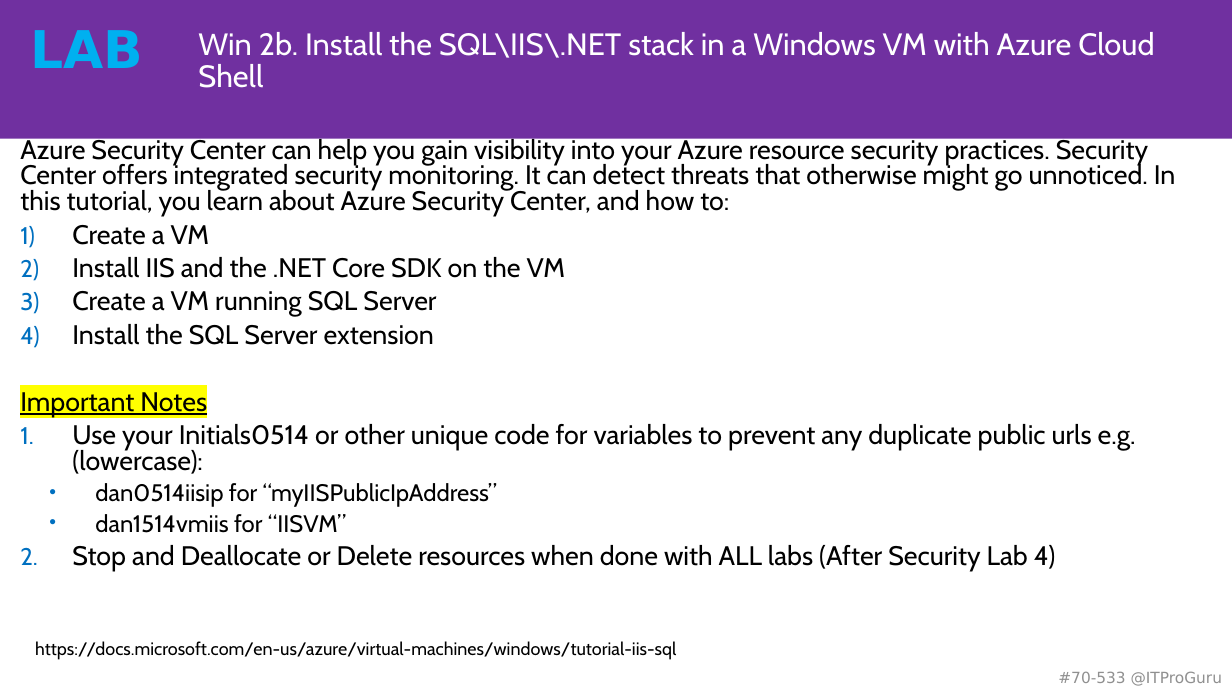
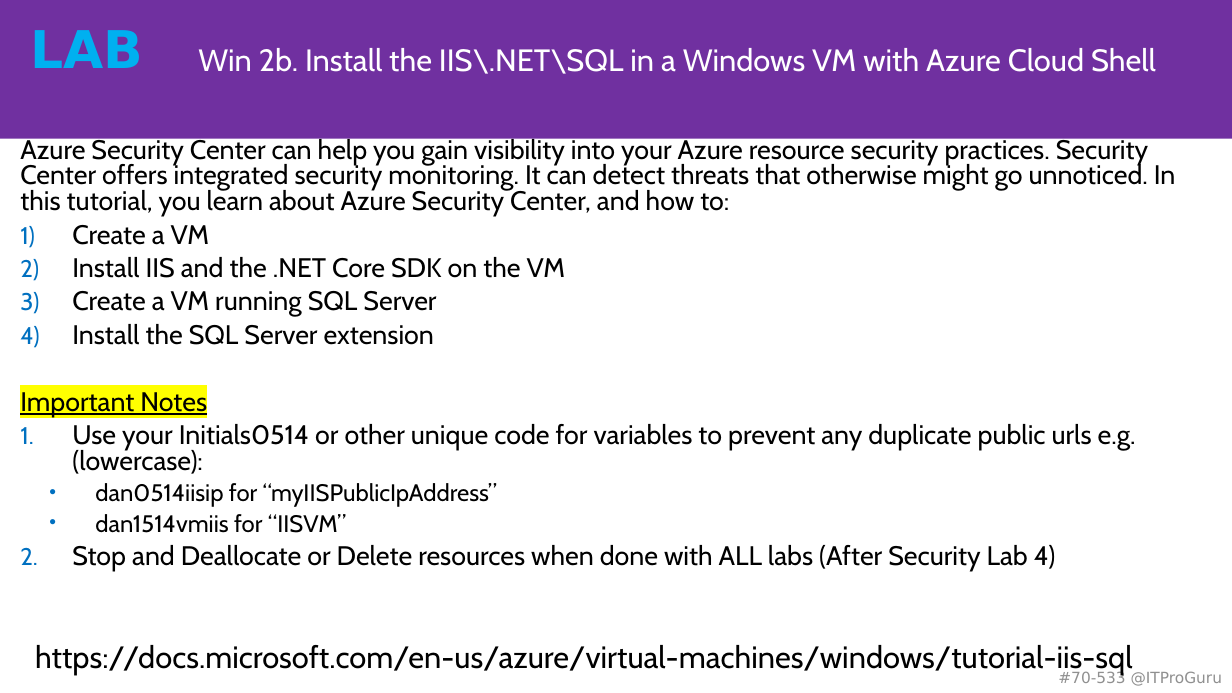
Before and after one commit to guruskill/70-535, a slide deck: slide 14 of Labs/70-535-00-Labs.pptx (slide 15 before the commit). Drawn at 1232x693 pixels with LibreOffice and Linux fonts; fonts in the diff are those of the drawing. Boxes give left, top, right and bottom in pixels: in the first picture for what was removed or moved away, otherwise in the second. Text is boxed around its words. In the diff, an @@ line names an element or a change of style, - is before the commit and + after.

```diff
--- a/Labs/70-535-00-Labs.pptx
+++ b/Labs/70-535-00-Labs.pptx
@@ title at (198, 48, 1156, 74): text changed @@
-Win 2b. Install the SQL\IIS\.NET stack in a Windows VM with Azure Cloud Shell
+Win 2b. Install the IIS\.NET\SQL in a Windows VM with Azure Cloud Shell
@@ text "https://docs.microsoft.com/en-us/azure/virtual-machines/wind ..." at (35, 645, 1132, 674): size 14 to 24 pt @@
```
Also in this commit, not shown: 4 other slides changed, 2 slides removed, 4 other files.
